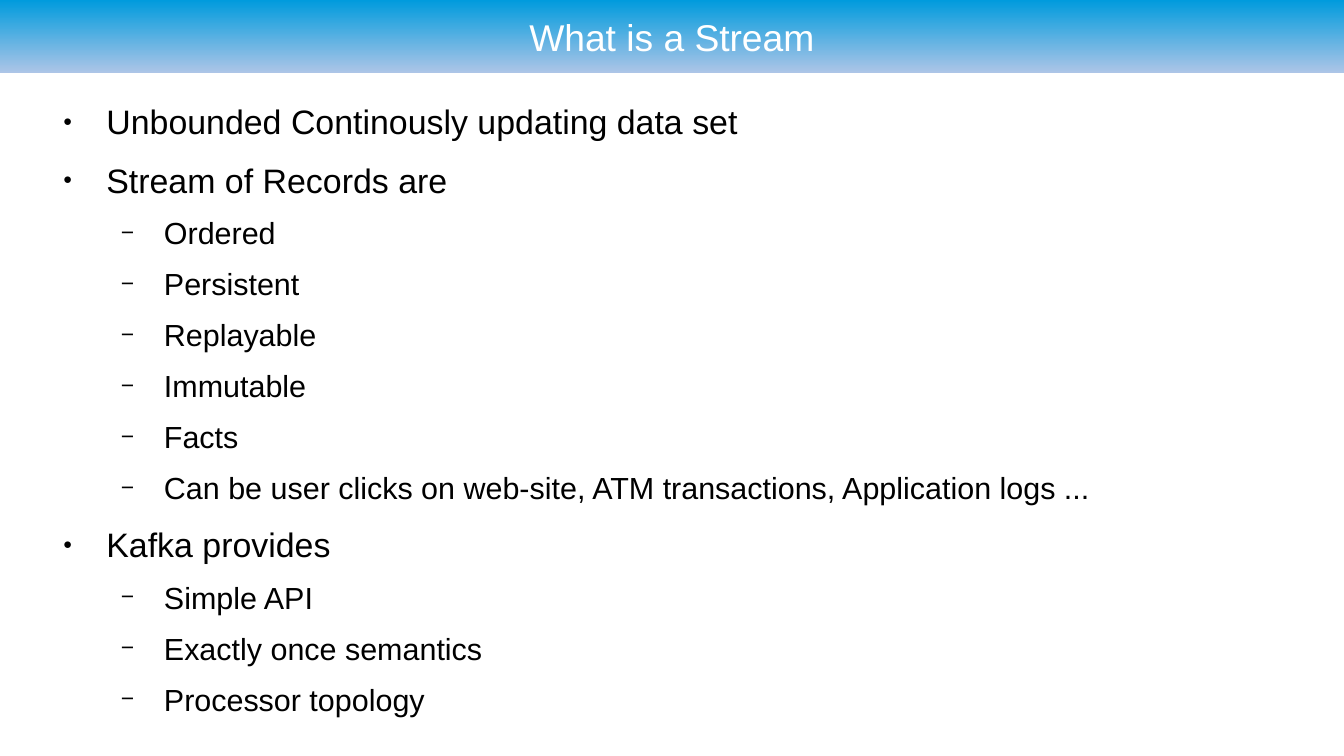
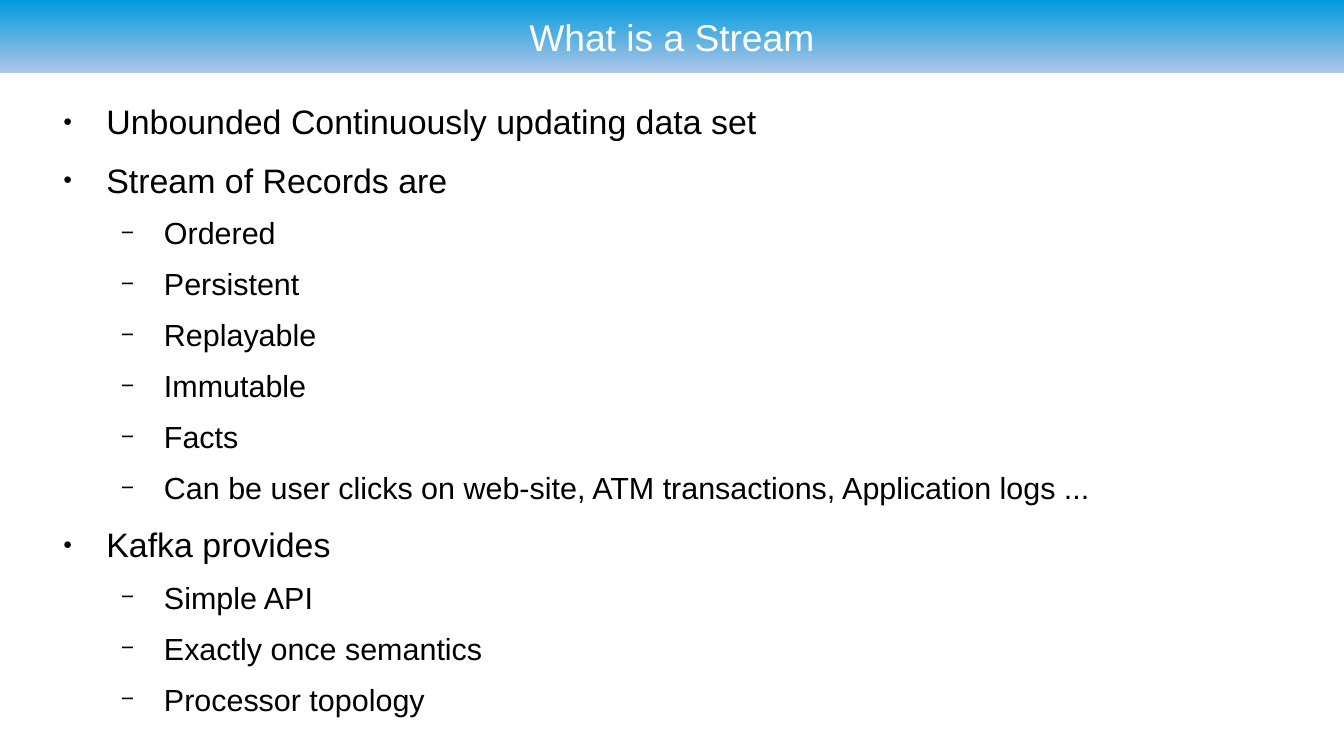
Before and after one commit to ryzlab/kafka-kompetensdag, a slide deck: slide 32 of doc/presentation.odp (slide 34 before the commit). Drawn at 1344x756 pixels with LibreOffice and Linux fonts; fonts in the diff are those of the drawing; background and template pictures are left out. Boxes give left, top, right and bottom in pixels: in the first picture for what was removed or moved away, otherwise in the second. Text is boxed around its words. In the diff, an @@ line names an element or a change of style, - is before the commit and + after.

```diff
--- a/doc/presentation.odp
+++ b/doc/presentation.odp
@@ text at [106,109,756,141]: text changed @@
-● Unbounded Continously updating data set
+● Unbounded Continuously updating data set
```
Also in this commit, not shown: 17 other slides changed, 2 slides added.
